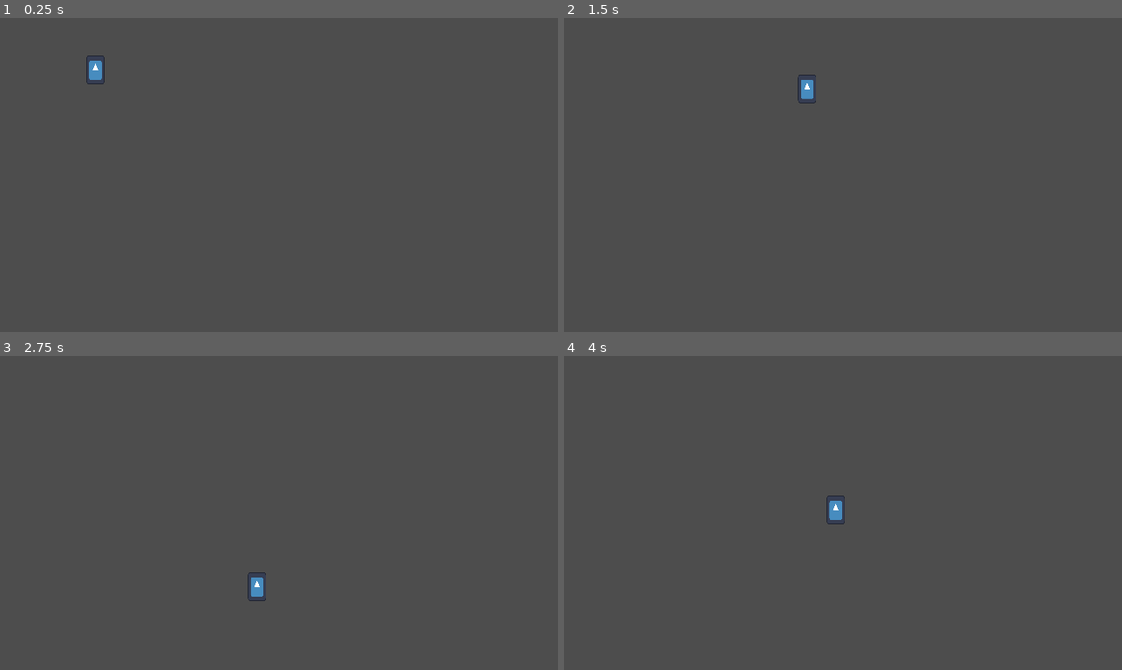
Above: before the commit, frames 1-4 (two rows, left to right).
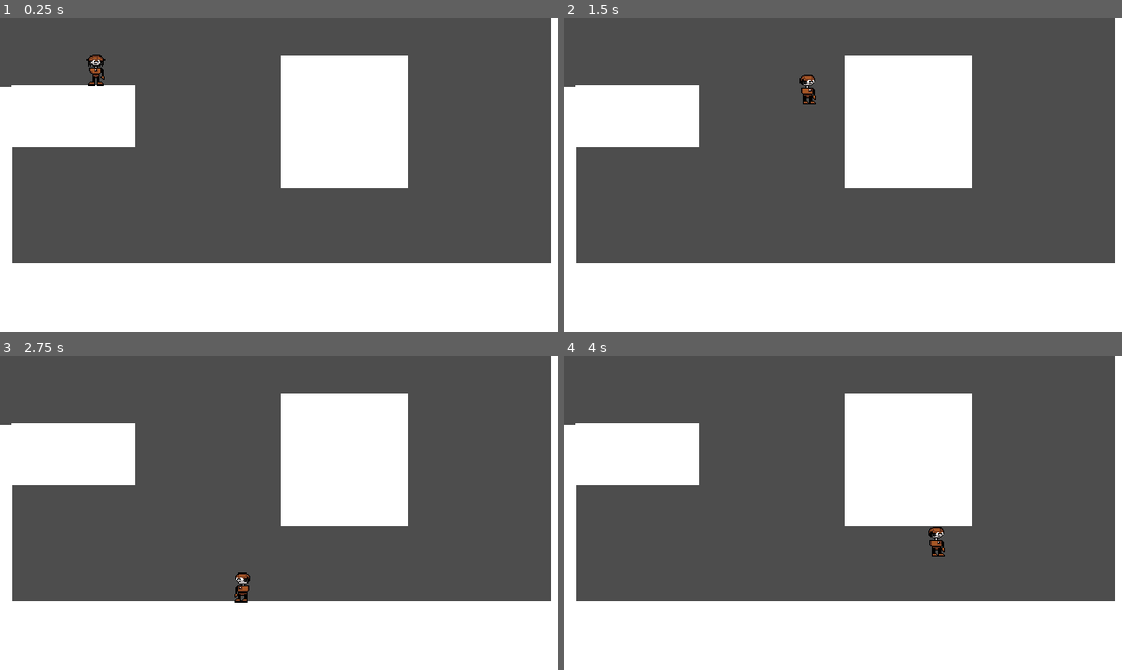
Above: after the commit, the same moments.

Repository: chars-at-last/Platforming-Game
Game: Godot game, scene res://nodes/scenes/game_manager.tscn
Two runs of this game, one before a commit and one after it. Both use one fixed random seed, a clock stepped at 60 frames per second and the inputs below. The engine's default icon, where the game draws it, is replaced by a stand-in: a white triangle on a blue panel in a dark square.
Inputs:
- Up to frame 1 (0.25 s): no input
- Up to frame 2 (1.5 s): tap Enter at 0.5 s; hold D (move_right) from 0.53 s (still down); tap Space (jump) at 0.6, 0.77, 1.07, 1.35 s
- Up to frame 3 (2.75 s): tap Space (jump) at 1.52, 1.82, 2.1 s; release D (move_right) at 2.03 s; hold A (move_left) from 2.03 s (still down)
- Up to frame 4 (4 s): release A (move_left) at 2.78 s; hold D (move_right) from 2.78 s (still down); tap Space (jump) at 2.85, 3.02, 3.32, 3.6, 3.77 s

The runs differ from the first frame. In frame 1, 38% of the frame differs, in the area x 0-100%, y 0-100%; in frame 2, 38%; in frame 3, 38%; in frame 4, 39%.

Commit message:
First Asset Commit

Diff:
--- a/nodes/scenes/game_manager.tscn
+++ b/nodes/scenes/game_manager.tscn
@@ -27,6 +27,12 @@
 position = Vector2(293, 338)
 shape = SubResource("RectangleShape2D_oxpyf")
 
+[node name="ColorRect" type="ColorRect" parent="StaticBody2D"]
+offset_left = 13.0
+offset_top = 77.0
+offset_right = 155.0
+offset_bottom = 148.0
+
 [node name="StaticBody2D2" type="StaticBody2D" parent="."]
 collision_layer = 2
 collision_mask = 0
@@ -34,6 +40,30 @@
 [node name="TempBlock" type="CollisionShape2D" parent="StaticBody2D2"]
 position = Vector2(83.25, 113)
 shape = SubResource("RectangleShape2D_f7jhm")
+
+[node name="ColorRect" type="ColorRect" parent="StaticBody2D2"]
+offset_left = -127.0
+offset_top = 281.0
+offset_right = 816.0
+offset_bottom = 395.0
+
+[node name="ColorRect2" type="ColorRect" parent="StaticBody2D2"]
+offset_left = -130.0
+offset_top = 79.0
+offset_right = 14.0
+offset_bottom = 310.0
+
+[node name="ColorRect3" type="ColorRect" parent="StaticBody2D2"]
+offset_left = 632.0
+offset_top = -10.0
+offset_right = 774.0
+offset_bottom = 330.0
+
+[node name="ColorRect4" type="ColorRect" parent="StaticBody2D2"]
+offset_left = 322.0
+offset_top = 43.0
+offset_right = 468.0
+offset_bottom = 195.0
 
 [node name="StaticBody2D3" type="StaticBody2D" parent="."]
 collision_layer = 2
--- a/nodes/scenes/player/player.tscn
+++ b/nodes/scenes/player/player.tscn
@@ -1,16 +1,100 @@
-[gd_scene load_steps=6 format=3 uid="uid://crtbnkmpoyka2"]
+[gd_scene load_steps=17 format=3 uid="uid://crtbnkmpoyka2"]
 
-[ext_resource type="Texture2D" uid="uid://cw2k3f0xge5dl" path="res://icon.svg" id="1_k8f56"]
 [ext_resource type="Script" path="res://nodes/scripts/player.gd" id="1_u04yn"]
+[ext_resource type="Texture2D" uid="uid://5h70if3nn0yk" path="res://assets/art/player_spritesheet.png" id="2_s22yy"]
+
+[sub_resource type="CanvasTexture" id="CanvasTexture_0keb0"]
+diffuse_texture = ExtResource("2_s22yy")
 
 [sub_resource type="CapsuleShape2D" id="CapsuleShape2D_xlpux"]
+radius = 9.0
 height = 32.0
 
 [sub_resource type="RectangleShape2D" id="RectangleShape2D_7tpoi"]
-size = Vector2(20, 10)
+size = Vector2(18, 10)
 
 [sub_resource type="RectangleShape2D" id="RectangleShape2D_r2fna"]
 size = Vector2(28, 20)
+
+[sub_resource type="Animation" id="Animation_yvu4o"]
+resource_name = "idle"
+length = 3.0
+loop_mode = 1
+tracks/0/type = "value"
+tracks/0/imported = false
+tracks/0/enabled = true
+tracks/0/path = NodePath("Sprite2D:frame")
+tracks/0/interp = 1
+tracks/0/loop_wrap = true
+tracks/0/keys = {
+"times": PackedFloat32Array(0, 2.9),
+"transitions": PackedFloat32Array(1, 1),
+"update": 1,
+"values": [0, 2]
+}
+
+[sub_resource type="Animation" id="Animation_xs0bs"]
+length = 0.001
+tracks/0/type = "value"
+tracks/0/imported = false
+tracks/0/enabled = true
+tracks/0/path = NodePath("Sprite2D:frame")
+tracks/0/interp = 1
+tracks/0/loop_wrap = true
+tracks/0/keys = {
+"times": PackedFloat32Array(0),
+"transitions": PackedFloat32Array(1),
+"update": 1,
+"values": [0]
+}
+
+[sub_resource type="Animation" id="Animation_7vqd5"]
+resource_name = "walking"
+length = 0.5
+loop_mode = 1
+tracks/0/type = "value"
+tracks/0/imported = false
+tracks/0/enabled = true
+tracks/0/path = NodePath("Sprite2D:frame")
+tracks/0/interp = 1
+tracks/0/loop_wrap = true
+tracks/0/keys = {
+"times": PackedFloat32Array(0, 0.125, 0.25, 0.375),
+"transitions": PackedFloat32Array(1, 1, 1, 1),
+"update": 1,
+"values": [10, 11, 12, 11]
+}
+
+[sub_resource type="AnimationLibrary" id="AnimationLibrary_mn3du"]
+_data = {
+"RESET": SubResource("Animation_xs0bs"),
+"idle": SubResource("Animation_yvu4o"),
+"walking": SubResource("Animation_7vqd5")
+}
+
+[sub_resource type="AnimationNodeAnimation" id="AnimationNodeAnimation_30rtg"]
+animation = &"idle"
+
+[sub_resource type="AnimationNodeAnimation" id="AnimationNodeAnimation_1w1ly"]
+animation = &"walking"
+
+[sub_resource type="AnimationNodeStateMachineTransition" id="AnimationNodeStateMachineTransition_40udu"]
+advance_mode = 2
+
+[sub_resource type="AnimationNodeStateMachineTransition" id="AnimationNodeStateMachineTransition_lsakw"]
+advance_mode = 2
+advance_expression = "is_on_floor() and direction"
+
+[sub_resource type="AnimationNodeStateMachineTransition" id="AnimationNodeStateMachineTransition_bvbt0"]
+advance_mode = 2
+advance_expression = "is_on_floor() and not direction"
+
+[sub_resource type="AnimationNodeStateMachine" id="AnimationNodeStateMachine_cn2te"]
+states/idle/node = SubResource("AnimationNodeAnimation_30rtg")
+states/idle/position = Vector2(346, 100)
+states/walking/node = SubResource("AnimationNodeAnimation_1w1ly")
+states/walking/position = Vector2(550, 100)
+transitions = ["Start", "idle", SubResource("AnimationNodeStateMachineTransition_40udu"), "idle", "walking", SubResource("AnimationNodeStateMachineTransition_lsakw"), "walking", "idle", SubResource("AnimationNodeStateMachineTransition_bvbt0")]
 
 [node name="Player" type="CharacterBody2D"]
 editor_description = "Player character."
@@ -19,9 +103,11 @@
 move_accel = 5.0
 
 [node name="Sprite2D" type="Sprite2D" parent="."]
-position = Vector2(-0.500002, -0.5)
-scale = Vector2(0.164062, 0.257813)
-texture = ExtResource("1_k8f56")
+position = Vector2(1, 0)
+scale = Vector2(1.1, 1.1)
+texture = SubResource("CanvasTexture_0keb0")
+hframes = 10
+vframes = 10
 
 [node name="CollisionShape2D" type="CollisionShape2D" parent="."]
 shape = SubResource("CapsuleShape2D_xlpux")
@@ -37,5 +123,16 @@
 [node name="CollisionShape2D" type="CollisionShape2D" parent="Area2D"]
 shape = SubResource("RectangleShape2D_r2fna")
 
+[node name="AnimationPlayer" type="AnimationPlayer" parent="."]
+libraries = {
+"": SubResource("AnimationLibrary_mn3du")
+}
+autoplay = "idle"
+
+[node name="AnimationTree" type="AnimationTree" parent="."]
+tree_root = SubResource("AnimationNodeStateMachine_cn2te")
+advance_expression_base_node = NodePath("..")
+anim_player = NodePath("../AnimationPlayer")
+
 [connection signal="body_entered" from="Area2D" to="." method="_on_area_2d_body_entered"]
 [connection signal="body_exited" from="Area2D" to="." method="_on_area_2d_body_exited"]
--- a/nodes/scripts/player.gd
+++ b/nodes/scripts/player.gd
@@ -13,6 +13,8 @@
 const WALL_JUMP_ANGLE_L: float = PI * 4.9 / 4		## Wall jump angle (Leftward normal)
 
 # Variables
+@onready var sprite: Sprite2D = $Sprite2D
+
 var direction: float								## Direction of movement
 
 var unbridled_velocity: Vector2						## Velocity without restrictions
@@ -45,8 +47,15 @@
 	# Velocity
 	velocity = unbridled_velocity		# Velocity
 
+	face()								# Which way is the character facing
+
 	physics_floor(delta)				# Floor stuff
 	move_and_slide()
+
+# Facing direction
+func face() -> void:
+	if direction:
+		sprite.flip_h = direction < 0
 
 # Gravity and other stuff
 func physics_gravity(delta: float) -> void:
@@ -126,6 +135,8 @@
 			unbridled_velocity += Vector2.from_angle(WALL_JUMP_ANGLE_L if _wall_normal.x < 0 else WALL_JUMP_ANGLE_R) * wall_jump_vel_boost
 			_can_wall_jump = false
 
+			sprite.flip_h = not sprite.flip_h
+
 # Floor if positive + ceil if negative (flpcen)
 func flpcen(value: float) -> float:
 	return floor(value) if value > 0 else ceil(value)
--- a/project.godot
+++ b/project.godot
@@ -78,3 +78,7 @@
 
 2d_physics/layer_1="Player"
 2d_physics/layer_2="Ground"
+
+[rendering]
+
+textures/canvas_textures/default_texture_filter=0
Binary file added: assets/art/player_spritesheet.png
Not shown, added: assets/art/player_spritesheet.png.import
